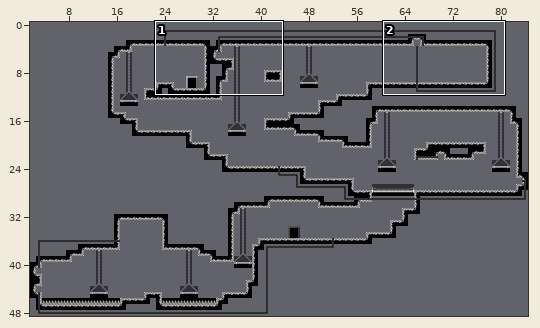
One commit to this Tiled map: Assets/SuperTiled2Unity/Import/LevelBit4_64x64.tmx. Above: a wide view before the commit, with the close-up outlined.
Close-up. Earlier state:
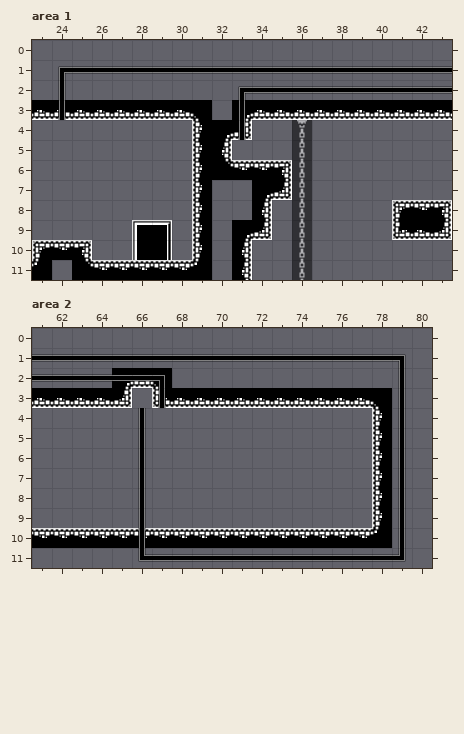
Cells are 64x64 px. Shown: area 1 x 23..43, y 0..11; area 2 x 61..80, y 0..11. The commit also changed other parts of the map, which this record leaves out. The old version is drawn lined up with the new one.
Now the later version:
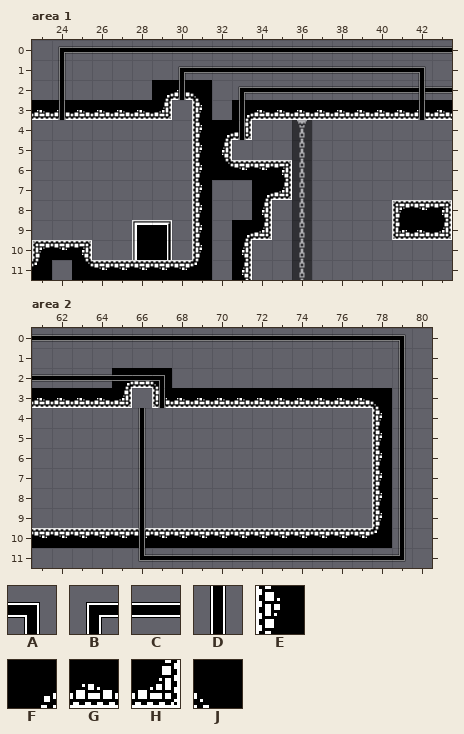
Key: from "CableTileset_64x64": A 4 "Cable_tr", B 7 "Cable_tl", C 9 "Cable_h", D 10 "Cable_v"; from "Tileset_64x64": E 215 "brick_middleleft", F 219 "brick_corner_bottomright", G 236 "brick_bottommiddle", H 237 "brick_bottomright", J 239 "brick_corner_bottomleft".
_ is an empty cell.
Tiles of an added or newly shown layer are drawn over the layers below it.
The edit:
map size 85x48 -> 85x49 cells (old content now starts at 0,1; both pictures use the new coordinates)
Layer "MainLayer", area 1:
y 2: x 29..31 ___ -> FGJ
y 3: x 29..31 GGJ -> H_E
Layer "Cable1", area 1:
y 1: x 24..30 BCCCCCC -> _______; x 42..43 CC -> __
y 2: x 42 C -> _
Layer "Cable5" (added), area 1:
y 2: x 42 _ -> C
Layer "Cable6" (added), area 1:
y 0: x 24..43 ____________________ -> BCCCCCCCCCCCCCCCCCCC
y 1: x 24 _ -> D
Layer "Cable7" (added), area 1:
y 1: x 30 _ -> B; x 42 _ -> A
y 2: x 30 _ -> D; x 42 _ -> D
y 3: x 42 _ -> D
Layer "Cable1", area 2:
y 1: x 61..79 CCCCCCCCCCCCCCCCCCA -> ___________________
Layer "Cable6" (added), area 2:
y 0: x 61..79 ___________________ -> CCCCCCCCCCCCCCCCCCA
y 1: x 79 _ -> D
